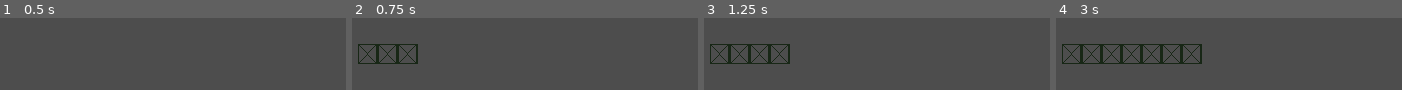
Above: before the commit, frames 1-4 (left to right).
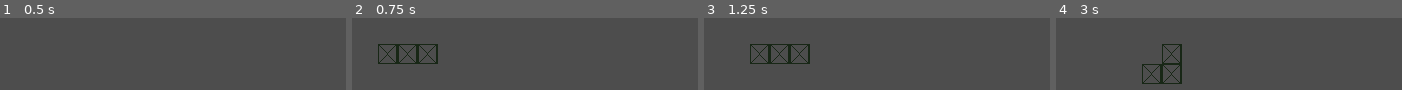
Above: after the commit, the same moments.

Repository: adrianofelix019/retro-snake-game
Game: Godot game, scene res://scenes/main_game.tscn
The game is run twice, just before and just after one commit, with the same random seed, the same clock (stepped at 60 frames per second) and the same inputs. The project has no main scene, so this scene is started directly.
Inputs:
- Up to frame 1 (0.5 s): no input
- Up to frame 2 (0.75 s): tap Enter at 0.5 s; hold Right (ui_right) from 0.53 s (still down)
- Up to frame 3 (1.25 s): keep holding Right (ui_right)
- Up to frame 4 (3 s): release Right (ui_right) at 1.28 s; hold Down (ui_down) 1.28-2.03 s; hold Right (ui_right) 2.03-2.78 s; tap Space at 2.75 s; hold Up (ui_up) from 2.78 s (still down)

Frame 1 is identical in both runs. In frame 2, 1.0% of the frame differs, in the area x 1-25%, y 36-64%; in frame 3, 1.5%; in frame 4, 4.1%, in the area x 1-43%, y 36-92%.

Commit message:
makes the snake move correctly

Diff:
--- a/scripts/main_game.gd
+++ b/scripts/main_game.gd
@@ -14,8 +14,8 @@
 
 
 func _on_game_tick_timeout() -> void:
+	move_snake()
 	draw_snake()
-	move_snake()
 
 
 func draw_snake() -> void:
@@ -28,15 +28,27 @@
 		)
 
 
-func erase_trail() -> void:
-	pass
+func move_snake() -> void:
+	erase_trail()
+	var body_copy = snake_body.duplicate()
+	body_copy.pop_back()
+	var new_head = snake_body.front() + snake_direction
+	body_copy.insert(0, new_head)
+	snake_body = body_copy
 
 
-func move_snake() -> void:
-	var snake_body_copy: Array[Vector2i] = snake_body.slice(1)
-	var new_head: Vector2i = snake_body[0] + Vector2i(1, 0)
-	snake_body_copy.insert(0, new_head)
-	snake_body = snake_body_copy
+
+func erase_trail() -> void:
+	var used_cells = $GameTile.get_used_cells_by_id(
+		FIRST_LAYER,
+		SNAKE_TILE_ID
+	)
+	for cell in used_cells:
+		var cell_coords: Vector2i = Vector2i(
+			cell.x,
+			cell.y
+		)
+		$GameTile.erase_cell(FIRST_LAYER, cell_coords)
 
 
 func _input(_event: InputEvent) -> void:
